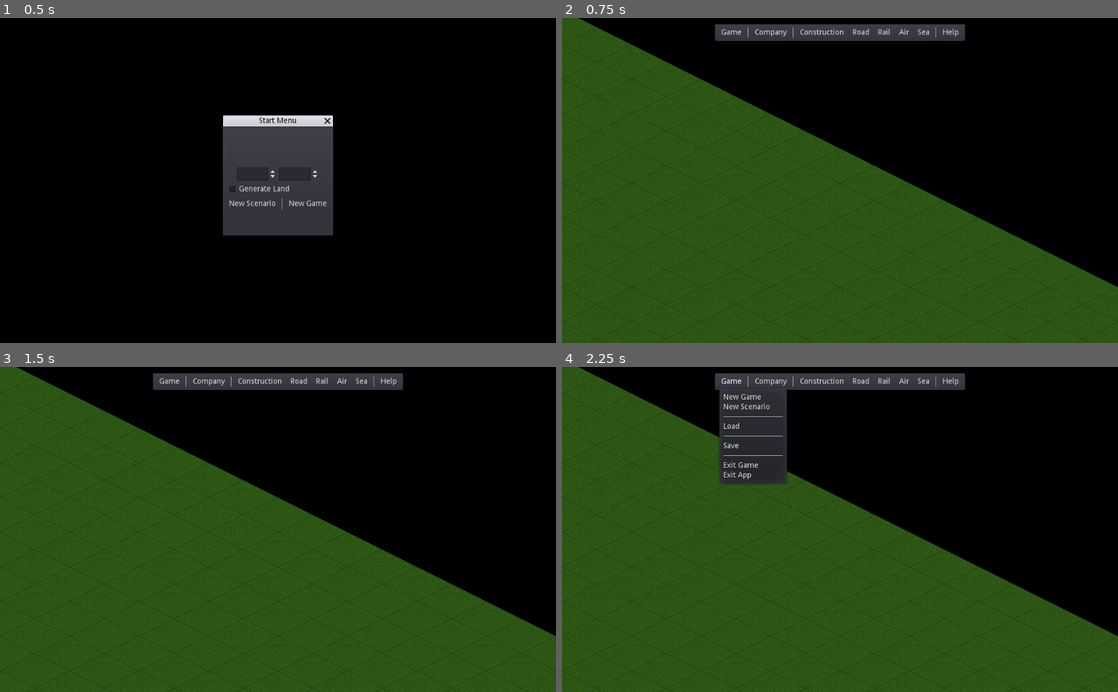
Above: before the commit, frames 1-4 (two rows, left to right).
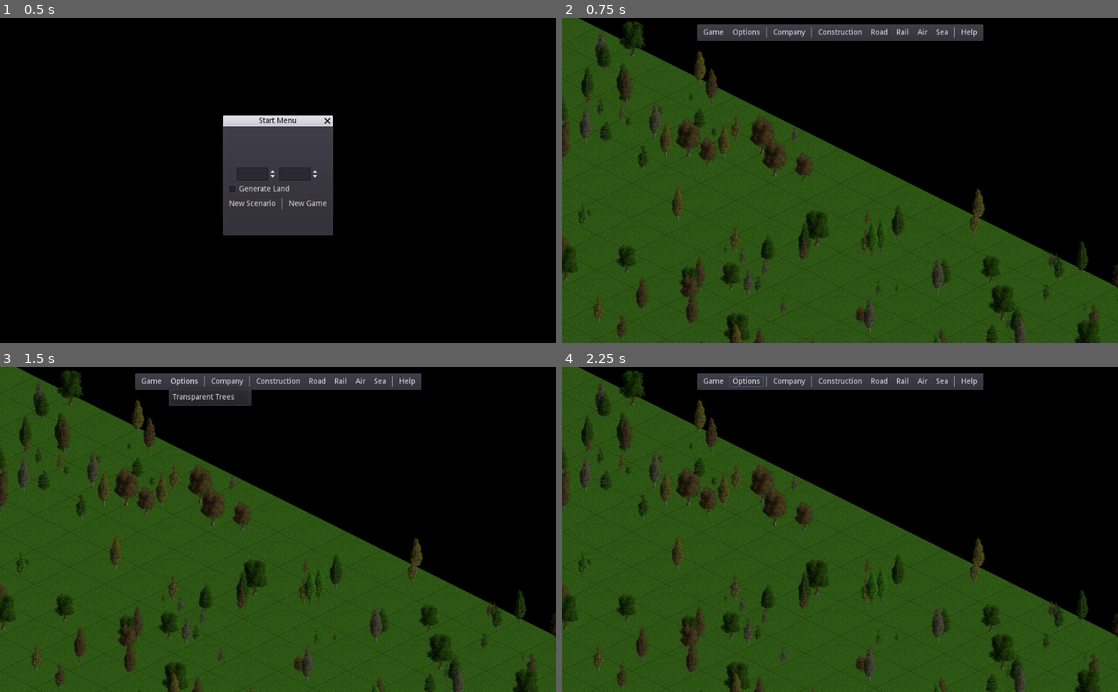
Above: after the commit, the same moments.

Repository: freettd/freettd
Game: Godot game, scene res://scenes/Main.tscn
The game is run twice, just before and just after one commit, with the same random seed, the same clock (stepped at 60 frames per second) and the same inputs.
Inputs (mouse positions are in pixels of both pictures, inside the frame that each line leads up to):
- Up to frame 1 (0.5 s): no input
- Up to frame 2 (0.75 s): click "New Scenario" at 0.5 s
- Up to frame 3 (1.5 s): click (183, 380) at 1.25 s, where only the run after the commit has a clickable "Options"
- Up to frame 4 (2.25 s): click "Game" at 2 s

Frame 1 is identical in both runs. In frame 2, 8.4% of the frame differs, in the area x 0-100%, y 1-100%; in frame 3, 9.1%; in frame 4, 12%.

Commit message:
Trees (#9)

Diff:
--- a/resources/Resources.gd
+++ b/resources/Resources.gd
@@ -12,3 +12,19 @@
 		src = "res://resources/hq/LargeHQ.tscn"
 	}
 }
+
+const trees = {
+	cost = 10,
+	src = {
+		temperate = [
+			"res://resources/trees/temperate/TempTree1.tscn",
+			"res://resources/trees/temperate/TempTree2.tscn",
+			"res://resources/trees/temperate/TempTree3.tscn",
+			"res://resources/trees/temperate/TempTree4.tscn",
+			"res://resources/trees/temperate/TempTree5.tscn",
+			"res://resources/trees/temperate/TempTree6.tscn",
+			"res://resources/trees/temperate/TempTree7.tscn",
+			"res://resources/trees/temperate/TempTree8.tscn",
+		]
+	}
+}
--- /dev/null
+++ b/resources/trees/Tree.gd
@@ -0,0 +1,8 @@
+extends AnimatedSprite
+
+func _on_VisibilityEnabler2D_screen_entered():
+	print("hello")
+
+
+func _on_VisibilityEnabler2D_screen_exited():
+	print("goodbye")
--- /dev/null
+++ b/resources/trees/Tree.tscn
@@ -0,0 +1,5 @@
+[gd_scene format=2]
+
+[node name="Tree" type="AnimatedSprite"]
+
+[node name="VisibilityEnabler2D" type="VisibilityEnabler2D" parent="."]
--- /dev/null
+++ b/resources/trees/temperate/TempTree1.tscn
@@ -0,0 +1,27 @@
+[gd_scene load_steps=10 format=2]
+
+[ext_resource path="res://resources/trees/Tree.tscn" type="PackedScene" id=1]
+[ext_resource path="res://assets/trees/temp1/128_0004.png" type="Texture" id=2]
+[ext_resource path="res://assets/trees/temp1/128_0001.png" type="Texture" id=3]
+[ext_resource path="res://assets/trees/temp1/128_0002.png" type="Texture" id=4]
+[ext_resource path="res://assets/trees/temp1/128_0005.png" type="Texture" id=5]
+[ext_resource path="res://assets/trees/temp1/128_0006.png" type="Texture" id=6]
+[ext_resource path="res://assets/trees/temp1/128_0007.png" type="Texture" id=7]
+[ext_resource path="res://assets/trees/temp1/128_0003.png" type="Texture" id=8]
+
+[sub_resource type="SpriteFrames" id=1]
+animations = [ {
+"frames": [ ExtResource( 3 ), ExtResource( 4 ), ExtResource( 8 ), ExtResource( 2 ) ],
+"loop": false,
+"name": "grow",
+"speed": 1.0
+}, {
+"frames": [ ExtResource( 5 ), ExtResource( 6 ), ExtResource( 7 ), ExtResource( 6 ) ],
+"loop": true,
+"name": "season",
+"speed": 1.0
+} ]
+
+[node name="Tree1" instance=ExtResource( 1 )]
+frames = SubResource( 1 )
+animation = "grow"
--- /dev/null
+++ b/resources/trees/temperate/TempTree2.tscn
@@ -0,0 +1,19 @@
+[gd_scene load_steps=7 format=2]
+
+[ext_resource path="res://resources/trees/Tree.tscn" type="PackedScene" id=1]
+[ext_resource path="res://assets/trees/temp2/128_0004.png" type="Texture" id=2]
+[ext_resource path="res://assets/trees/temp2/128_0001.png" type="Texture" id=3]
+[ext_resource path="res://assets/trees/temp2/128_0002.png" type="Texture" id=4]
+[ext_resource path="res://assets/trees/temp2/128_0003.png" type="Texture" id=5]
+
+[sub_resource type="SpriteFrames" id=1]
+animations = [ {
+"frames": [ ExtResource( 3 ), ExtResource( 4 ), ExtResource( 5 ), ExtResource( 2 ) ],
+"loop": false,
+"name": "grow",
+"speed": 5.0
+} ]
+
+[node name="TempTree2" instance=ExtResource( 1 )]
+frames = SubResource( 1 )
+animation = "grow"
--- /dev/null
+++ b/resources/trees/temperate/TempTree3.tscn
@@ -0,0 +1,19 @@
+[gd_scene load_steps=7 format=2]
+
+[ext_resource path="res://resources/trees/Tree.tscn" type="PackedScene" id=1]
+[ext_resource path="res://assets/trees/temp3/128_0001.png" type="Texture" id=2]
+[ext_resource path="res://assets/trees/temp3/128_0003.png" type="Texture" id=3]
+[ext_resource path="res://assets/trees/temp3/128_0004.png" type="Texture" id=4]
+[ext_resource path="res://assets/trees/temp3/128_0002.png" type="Texture" id=5]
+
+[sub_resource type="SpriteFrames" id=1]
+animations = [ {
+"frames": [ ExtResource( 2 ), ExtResource( 5 ), ExtResource( 3 ), ExtResource( 4 ) ],
+"loop": false,
+"name": "grow",
+"speed": 5.0
+} ]
+
+[node name="TempTree3" instance=ExtResource( 1 )]
+frames = SubResource( 1 )
+animation = "grow"
--- /dev/null
+++ b/resources/trees/temperate/TempTree4.tscn
@@ -0,0 +1,19 @@
+[gd_scene load_steps=7 format=2]
+
+[ext_resource path="res://assets/trees/temp4/128_0001.png" type="Texture" id=1]
+[ext_resource path="res://resources/trees/Tree.tscn" type="PackedScene" id=2]
+[ext_resource path="res://assets/trees/temp4/128_0004.png" type="Texture" id=3]
+[ext_resource path="res://assets/trees/temp4/128_0002.png" type="Texture" id=4]
+[ext_resource path="res://assets/trees/temp4/128_0003.png" type="Texture" id=5]
+
+[sub_resource type="SpriteFrames" id=1]
+animations = [ {
+"frames": [ ExtResource( 1 ), ExtResource( 4 ), ExtResource( 5 ), ExtResource( 3 ) ],
+"loop": false,
+"name": "grow",
+"speed": 5.0
+} ]
+
+[node name="TempTree4" instance=ExtResource( 2 )]
+frames = SubResource( 1 )
+animation = "grow"
--- /dev/null
+++ b/resources/trees/temperate/TempTree5.tscn
@@ -0,0 +1,19 @@
+[gd_scene load_steps=7 format=2]
+
+[ext_resource path="res://resources/trees/Tree.tscn" type="PackedScene" id=1]
+[ext_resource path="res://assets/trees/temp5/128_0001.png" type="Texture" id=2]
+[ext_resource path="res://assets/trees/temp5/128_0004.png" type="Texture" id=3]
+[ext_resource path="res://assets/trees/temp5/128_0002.png" type="Texture" id=4]
+[ext_resource path="res://assets/trees/temp5/128_0003.png" type="Texture" id=5]
+
+[sub_resource type="SpriteFrames" id=1]
+animations = [ {
+"frames": [ ExtResource( 2 ), ExtResource( 4 ), ExtResource( 5 ), ExtResource( 3 ) ],
+"loop": false,
+"name": "grow",
+"speed": 5.0
+} ]
+
+[node name="TempTree5" instance=ExtResource( 1 )]
+frames = SubResource( 1 )
+animation = "grow"
--- /dev/null
+++ b/resources/trees/temperate/TempTree6.tscn
@@ -0,0 +1,19 @@
+[gd_scene load_steps=7 format=2]
+
+[ext_resource path="res://assets/trees/temp6/128_0001.png" type="Texture" id=1]
+[ext_resource path="res://assets/trees/temp6/128_0002.png" type="Texture" id=2]
+[ext_resource path="res://assets/trees/temp6/128_0003.png" type="Texture" id=3]
+[ext_resource path="res://assets/trees/temp6/128_0004.png" type="Texture" id=4]
+[ext_resource path="res://resources/trees/Tree.tscn" type="PackedScene" id=5]
+
+[sub_resource type="SpriteFrames" id=1]
+animations = [ {
+"frames": [ ExtResource( 1 ), ExtResource( 2 ), ExtResource( 3 ), ExtResource( 4 ) ],
+"loop": false,
+"name": "grow",
+"speed": 5.0
+} ]
+
+[node name="TempTree6" instance=ExtResource( 5 )]
+frames = SubResource( 1 )
+animation = "grow"
--- /dev/null
+++ b/resources/trees/temperate/TempTree7.tscn
@@ -0,0 +1,19 @@
+[gd_scene load_steps=7 format=2]
+
+[ext_resource path="res://resources/trees/Tree.tscn" type="PackedScene" id=1]
+[ext_resource path="res://assets/trees/temp7/128_0003.png" type="Texture" id=2]
+[ext_resource path="res://assets/trees/temp7/128_0001.png" type="Texture" id=3]
+[ext_resource path="res://assets/trees/temp7/128_0004.png" type="Texture" id=4]
+[ext_resource path="res://assets/trees/temp7/128_0002.png" type="Texture" id=5]
+
+[sub_resource type="SpriteFrames" id=1]
+animations = [ {
+"frames": [ ExtResource( 3 ), ExtResource( 5 ), ExtResource( 2 ), ExtResource( 4 ) ],
+"loop": false,
+"name": "grow",
+"speed": 5.0
+} ]
+
+[node name="TempTree7" instance=ExtResource( 1 )]
+frames = SubResource( 1 )
+animation = "grow"
--- /dev/null
+++ b/resources/trees/temperate/TempTree8.tscn
@@ -0,0 +1,19 @@
+[gd_scene load_steps=7 format=2]
+
+[ext_resource path="res://resources/trees/Tree.tscn" type="PackedScene" id=1]
+[ext_resource path="res://assets/trees/temp8/128_0003.png" type="Texture" id=2]
+[ext_resource path="res://assets/trees/temp8/128_0004.png" type="Texture" id=3]
+[ext_resource path="res://assets/trees/temp8/128_0002.png" type="Texture" id=4]
+[ext_resource path="res://assets/trees/temp8/128_0001.png" type="Texture" id=5]
+
+[sub_resource type="SpriteFrames" id=1]
+animations = [ {
+"frames": [ ExtResource( 5 ), ExtResource( 4 ), ExtResource( 2 ), ExtResource( 3 ) ],
+"loop": false,
+"name": "grow",
+"speed": 5.0
+} ]
+
+[node name="TempTree8" instance=ExtResource( 1 )]
+frames = SubResource( 1 )
+animation = "grow"
--- a/scenes/Global.gd
+++ b/scenes/Global.gd
@@ -1,4 +1,6 @@
 class_name Global
+
+const GROUP_TREE: String = "GROUP_TREE"
 
 enum OpCode {
 
@@ -21,8 +23,13 @@
 	BUILD_COMPANY_HQ,
 
 	CLEAR_LAND,
+	PLANT_TREE,
+
+	CONFIG_TRANSPARENT_TREES
 
 }
+
+const ConfigCommands: Array = [ OpCode.CONFIG_TRANSPARENT_TREES ]
 
 enum SelectMode {
 
@@ -80,6 +87,14 @@
 		repeat = true,
 		on_water = true,
 		on_slope = true,
+	},
+
+	OpCode.PLANT_TREE: {
+		dimension = Vector2.ONE,
+		mode = SelectMode.DRAG,
+		repeat = true,
+		on_water = false,
+		on_slope = true,
 	}
 
 }
--- a/scenes/Main.gd
+++ b/scenes/Main.gd
@@ -40,8 +40,8 @@
 		Global.OpCode.EXIT_APP:
 			get_tree().quit()
 
-	# Else send opcodes to World
-	world.process_local_command(command)
+		_:
+			world.process_local_command(command)
 
 
 # WORLD EVENTS
@@ -55,7 +55,7 @@
 func _on_World_local_company_updated(company):
 	ui.update_local_company_info(company)
 
-func _on_World_newgame_progress(status, percentage):
+func _on_World_newworld_progress(status, percentage):
 	printt("main", status, percentage)
 
 func _on_World_loadgame_progress(status, percentage):
--- a/scenes/Main.tscn
+++ b/scenes/Main.tscn
@@ -15,6 +15,6 @@
 [connection signal="hq_selected" from="World" to="." method="_on_World_hq_selected"]
 [connection signal="loadgame_progress" from="World" to="." method="_on_World_loadgame_progress"]
 [connection signal="local_company_updated" from="World" to="." method="_on_World_local_company_updated"]
-[connection signal="newgame_progress" from="World" to="." method="_on_World_newgame_progress"]
+[connection signal="newworld_progress" from="World" to="." method="_on_World_newworld_progress"]
 [connection signal="savegame_progress" from="World" to="." method="_on_World_savegame_progress"]
 [connection signal="command_issued" from="DesktopUI" to="." method="_on_DesktopUI_command_issued"]
--- a/scenes/desktop-ui/DesktopUI.tscn
+++ b/scenes/desktop-ui/DesktopUI.tscn
@@ -10,12 +10,11 @@
 script = ExtResource( 2 )
 
 [node name="Toolbar" type="PanelContainer" parent="."]
-visible = false
 anchor_left = 0.5
 anchor_right = 0.5
-margin_left = -232.0
+margin_left = -265.5
 margin_top = 10.0
-margin_right = 232.0
+margin_right = 265.5
 margin_bottom = 34.0
 script = ExtResource( 1 )
 __meta__ = {
@@ -25,7 +24,7 @@
 [node name="HBoxContainer" type="HBoxContainer" parent="Toolbar"]
 margin_left = 7.0
 margin_top = 7.0
-margin_right = 457.0
+margin_right = 524.0
 margin_bottom = 27.0
 
 [node name="GameButton" type="MenuButton" parent="Toolbar/HBoxContainer"]
@@ -33,66 +32,73 @@
 margin_bottom = 20.0
 text = "Game"
 
+[node name="OptionsButton" type="MenuButton" parent="Toolbar/HBoxContainer"]
+margin_left = 54.0
+margin_right = 117.0
+margin_bottom = 20.0
+focus_mode = 2
+text = "Options"
+
 [node name="VSeparator" type="VSeparator" parent="Toolbar/HBoxContainer"]
-margin_left = 54.0
-margin_right = 58.0
+margin_left = 121.0
+margin_right = 125.0
 margin_bottom = 20.0
 
 [node name="CompanyButton" type="MenuButton" parent="Toolbar/HBoxContainer"]
-margin_left = 62.0
-margin_right = 133.0
+margin_left = 129.0
+margin_right = 200.0
 margin_bottom = 20.0
 focus_mode = 2
 text = "Company"
 
 [node name="VSeparator3" type="VSeparator" parent="Toolbar/HBoxContainer"]
-margin_left = 137.0
-margin_right = 141.0
+margin_left = 204.0
+margin_right = 208.0
 margin_bottom = 20.0
 
 [node name="ConstructionButton" type="MenuButton" parent="Toolbar/HBoxContainer"]
-margin_left = 145.0
-margin_right = 238.0
+margin_left = 212.0
+margin_right = 305.0
 margin_bottom = 20.0
 focus_mode = 2
 text = "Construction"
 
 [node name="RoadButton" type="MenuButton" parent="Toolbar/HBoxContainer"]
-margin_left = 242.0
-margin_right = 285.0
+margin_left = 309.0
+margin_right = 352.0
 margin_bottom = 20.0
 focus_mode = 2
 text = "Road"
 
 [node name="RailButton" type="MenuButton" parent="Toolbar/HBoxContainer"]
-margin_left = 289.0
-margin_right = 324.0
+margin_left = 356.0
+margin_right = 391.0
 margin_bottom = 20.0
 focus_mode = 2
 text = "Rail"
 
 [node name="AirButton" type="MenuButton" parent="Toolbar/HBoxContainer"]
-margin_left = 328.0
-margin_right = 358.0
+margin_left = 395.0
+margin_right = 425.0
 margin_bottom = 20.0
 focus_mode = 2
 text = "Air"
 
 [node name="SeaButton" type="MenuButton" parent="Toolbar/HBoxContainer"]
-margin_left = 362.0
-margin_right = 396.0
+margin_left = 429.0
+margin_right = 463.0
 margin_bottom = 20.0
 focus_mode = 2
 text = "Sea"
 
 [node name="VSeparator2" type="VSeparator" parent="Toolbar/HBoxContainer"]
-margin_left = 400.0
-margin_right = 404.0
+margin_left = 467.0
+margin_right = 471.0
 margin_bottom = 20.0
 
 [node name="HelpButton" type="MenuButton" parent="Toolbar/HBoxContainer"]
-margin_left = 408.0
-margin_right = 450.0
+margin_left = 475.0
+margin_right = 517.0
 margin_bottom = 20.0
 focus_mode = 2
 text = "Help"
--- a/scenes/desktop-ui/Toolbar.gd
+++ b/scenes/desktop-ui/Toolbar.gd
@@ -3,12 +3,16 @@
 signal command_issued(command)
 
 onready var game_button = $HBoxContainer/GameButton
+onready var options_button = $HBoxContainer/OptionsButton
+
 onready var company_button = $HBoxContainer/CompanyButton
+
 onready var road_button = $HBoxContainer/RoadButton
 onready var construct_button = $HBoxContainer/ConstructionButton
 onready var rail_button = $HBoxContainer/RailButton
 onready var air_button = $HBoxContainer/AirButton
 onready var sea_button = $HBoxContainer/SeaButton
+
 onready var help_button = $HBoxContainer/HelpButton
 
 func _ready() -> void:
@@ -29,6 +33,11 @@
 	popup.connect("id_pressed", self, "_on_item_pressed")
 
 	# Company Menu
+	popup = options_button.get_popup()
+	popup.add_item("Transparent Trees", Global.OpCode.CONFIG_TRANSPARENT_TREES)
+	popup.connect("id_pressed", self, "_on_item_pressed")
+
+	# Company Menu
 	popup = company_button.get_popup()
 	popup.add_item("Build HQ", Global.OpCode.BUILD_COMPANY_HQ)
 	popup.connect("id_pressed", self, "_on_item_pressed")
@@ -36,6 +45,8 @@
 	# Construction Menu
 	popup = construct_button.get_popup()
 	popup.add_item("Bulldoze", Global.OpCode.CLEAR_LAND)
+	popup.add_separator()
+	popup.add_item("Plant Tree", Global.OpCode.PLANT_TREE)
 	popup.connect("id_pressed", self, "_on_item_pressed")
 
 	# Road Menu
--- a/scenes/world/Selector.gd
+++ b/scenes/world/Selector.gd
@@ -107,7 +107,8 @@
 
 		command.selection = {
 			position = box.position,
-			dimension = box.size
+			dimension = box.size,
+			box = box
 		}
 
 		emit_signal("tile_selected", command)
--- a/scenes/world/Terrain.gd
+++ b/scenes/world/Terrain.gd
@@ -1,10 +1,4 @@
 extends "res://scenes/world/LayeredTilemap.gd"
-
-const NOISE_OCTAVES: int = 4
-const NOISE_PERIOD: float = 20.0 # wavey
-const NOISE_PERSISTENCE: float = 0.5 # smoothness
-const NOISE_FREQUENCY: float = 0.05
-const SEALEVEL: int = 1
 
 const TIDX_GRASS = 0
 const TIDX_ROAD_GRASS = 19
@@ -65,6 +59,13 @@
 
 ################################################################################
 ## GENERATE TERRAIN
+
+const NOISE_OCTAVES: int = 4
+const NOISE_PERIOD: float = 20.0 # wavey
+const NOISE_PERSISTENCE: float = 0.5 # smoothness
+const NOISE_FREQUENCY: float = 0.05
+
+const SEALEVEL: int = 1
 
 const MASK_FLAT_TILE: int = 0
 const MASK_NORTH_CORNER: int = 1
@@ -247,23 +248,6 @@
 func _contains_bits(bitmask: int, mask: int) -> bool:
 	return (bitmask & mask) == mask
 
-# Is tile valid
-func is_valid_tile(cellv: Vector2) -> bool:
-	var map_size: Vector2 = config.map_size
-	return cellv.x >= 0 and cellv.x < map_size.x and cellv.y >= 0 and cellv.y < map_size.y
-
-func get_tile_data(cellv: Vector2) -> Dictionary:
-	return celldata[cellv]
-
-
-# HELPER TILE FUNCTIONS
-
-func is_water(cellv: Vector2) -> bool:
-	return get_cellv_height(cellv) == 0
-
-func is_slope(cellv: Vector2) -> bool:
-	return celldata.get(cellv).corners != 0
-
 
 ################################################################################
 ## ROAD FUNCTIONS
@@ -384,3 +368,27 @@
 			celldata[cellv].tile_idx = TIDX_ROAD_GRASS + (road_tile - 1)
 
 			_update_cell(cellv)
+
+
+################################################################################
+## HELPER TILE FUNCTIONS
+
+# Is tile valid
+func is_valid_tile(cellv: Vector2) -> bool:
+	var map_size: Vector2 = config.map_size
+	return cellv.x >= 0 and cellv.x < map_size.x and cellv.y >= 0 and cellv.y < map_size.y
+
+func get_tile_data(cellv: Vector2) -> Dictionary:
+	return celldata[cellv]
+
+func is_water(cellv: Vector2) -> bool:
+	return get_cellv_height(cellv) == 0
+
+func is_slope(cellv: Vector2) -> bool:
+	return celldata[cellv].corners != 0
+
+func has_road(cellv: Vector2) -> bool:
+	return celldata[cellv].get("road_connections", 0) != 0
+
+func is_free_land(cellv: Vector2) -> bool:
+	return !has_road(cellv) && !is_water(cellv)
--- a/scenes/world/World.gd
+++ b/scenes/world/World.gd
@@ -1,7 +1,7 @@
 extends Node
 
 # game signals
-signal newgame_progress(status, percentage)
+signal newworld_progress(status, percentage)
 signal savegame_progress(status, percentage)
 signal loadgame_progress(status, percentage)
 
@@ -29,6 +29,8 @@
 
 # Company Register
 var local_company: Company
+
+# regsiters
 var company_register: Array = []
 
 
@@ -45,7 +47,9 @@
 
 	self.editor_mode = editor_mode
 
-	emit_signal("newgame_progress", "creating new world", 0)
+	var mapsize = parameters.map_size
+
+	emit_signal("newworld_progress", "creating new world", 0)
 
 	# Terrain
 	terrain.new_world(parameters)
@@ -57,8 +61,17 @@
 		local_company.company_type = Company.CompanyType.LOCAL
 		company_register.append(local_company)
 
+	# place random trees	 across map
+	emit_signal("newworld_progress", "planting trees", 50)
+	world_objects.plant_tree(Rect2(0, 0, mapsize.x, mapsize.y), {
+		min_density = 0,
+		max_density = 3,
+		start_frame = -1,
+		scattered = 8
+	})
+
 	# complete
-	emit_signal("newgame_progress", "new world complete", 100)
+	emit_signal("newworld_progress", "new world complete", 100)
 
 func reset() -> void:
 
@@ -83,31 +96,51 @@
 	# local command is for local company
 	command.company = local_company
 
-	var opcode: int = command.opcode
-
-	if Global.SelectorConfig.has(opcode):
-		selector.activate(command, Global.SelectorConfig.get(opcode))
+	if Global.ConfigCommands.has(command.opcode):
+		_process_local_config(command)
+
+	elif Global.SelectorConfig.has(command.opcode):
+		selector.activate(command, Global.SelectorConfig.get(command.opcode))
+
+# process local config commands
+func _process_local_config(command: Dictionary) -> void:
+
+	match command.opcode:
+
+		Global.OpCode.CONFIG_TRANSPARENT_TREES:
+			world_objects.set_trees_transparent()
 
 # process commands after tiles selected
-func _on_Selector_tile_selected(command: Dictionary):
+func _on_Selector_tile_selected(command: Dictionary) -> void:
 
 	var tm_resources: Dictionary = Resources.tilemaps
 	var bld_resources: Dictionary = Resources.buildings
+	var tree_res: Dictionary = Resources.trees
+
 	var dimension: Vector2 = command.selection.dimension
+	var box: Rect2 = command.selection.box
 
 	var expense: int = 0
 
 	match command.opcode:
 
 		Global.OpCode.BUILD_ROAD:
-			var cost: int = tm_resources.road.cost * (dimension.x * dimension.y)
+			expense = tm_resources.road.cost * box.get_area()
+			world_objects.clear_land(command.selection.box)
 			terrain.build_road(command, roadnav)
-			expense = cost
 
 		Global.OpCode.BUILD_COMPANY_HQ:
-			var cost: int = bld_resources.company_hq_large.cost
+			expense = bld_resources.company_hq_large.cost
 			world_objects.add_hq("company_hq_large", command.selection.position, local_company)
-			expense = cost
+
+		Global.OpCode.CLEAR_LAND:
+			expense = 10 * box.get_area()
+			world_objects.clear_land(command.selection.box)
+
+		Global.OpCode.PLANT_TREE:
+			expense = tree_res.cost * box.get_area()
+			world_objects.plant_tree(command.selection.box)
+
 
 	# if in play mode then update company
 	if editor_mode == EditorMode.PLAY:
@@ -115,7 +148,7 @@
 		emit_signal("local_company_updated", local_company)
 
 
-func _on_Selector_error(msg):
+func _on_Selector_error(msg) -> void:
 	emit_signal("error", msg)
 
 
@@ -136,8 +169,6 @@
 
 	# read
 	var data = str2var(file.get_as_text())
-
-	print(data.keys())
 
 	# load company data
 	for company_data in data.companies:
--- a/scenes/world/World.tscn
+++ b/scenes/world/World.tscn
@@ -15,7 +15,6 @@
 anchor_mode = 0
 current = true
 script = ExtResource( 2 )
-min_zoom = 1.0
 max_zoom = 8.0
 mouse_zoom_increment = 0.5
 
--- a/scenes/world/WorldObjects.gd
+++ b/scenes/world/WorldObjects.gd
@@ -2,38 +2,81 @@
 
 # Signal when company HQ is selected
 signal hq_selected(company)
+
+const COLOR_HALF_TRANSPARENT = Color( 1, 1, 1, 0.5 )
+const COLOR_NO_TRANSPARENT = Color( 1, 1, 1, 1 )
 
 export (NodePath) var world_terrain
 onready var terrain: Node2D = get_node(world_terrain)
 
 var company_register: Array
 
-var objects: Dictionary = {
-	hq = [],
-	buildings = [],
-	vehicles = [],
-	trees = []
-}
+var rng = RandomNumberGenerator.new()
+
+func _ready() -> void:
+	rng.randomize()
+
+
+################################################################################
+## WORLD OBJECTS
+
+var land_registry: Dictionary = {}
+
+func _add_object_to_world(cellv: Vector2, object: Node2D) -> void:
+
+	# create entry in land registry
+	if not land_registry.has(cellv):
+		land_registry[cellv] = []
+
+	# add tree to registry
+	land_registry[cellv].append(object)
+
+	# add tree to world
+	add_child(object)
 
 
 func reset() -> void:
 
+	# reset land registry
+	land_registry = {}
 
 	# free children
 	for c in get_children():
 		c.queue_free()
 
+
 ################################################################################
 ## SAVE & LOAD DATA
 
 func get_save_data() -> Dictionary:
-	return objects
+	return land_registry
 
-func load_data(data: Dictionary, company_register: Array) -> void:
+func load_data(load_data: Dictionary, company_register: Array) -> void:
 
 	# add HQs
-	for hq in data.hq:
+	for hq in load_data.hq:
 		add_hq(hq.key, hq.cellv, company_register[hq.company])
+
+################################################################################
+## CLEAR LAND
+
+func clear_land(area: Rect2) -> void:
+
+	# for each tile in selection
+	for x in range(area.position.x, area.end.x):
+		for y in range(area.position.y, area.end.y):
+
+			# current tile
+			var cellv = Vector2(x, y)
+
+			# free each object on land
+			for obj in land_registry.get(cellv, []):
+
+				# may not be safe but it is the fastest
+				obj.free()
+
+			# remove entry from registry to save memory
+			land_registry.erase(cellv)
 
 
 ################################################################################
@@ -48,17 +91,9 @@
 	# connect signal
 	scene.connect("selected", self, "_on_hq_selected", [company])
 
-	objects.hq.append({
-		key = res_key,
-		cellv = cellv,
-		company = company.company_id
-	})
-
-
 # when the company HQ is selected
 func _on_hq_selected(company: Company) -> void:
 	emit_signal("hq_selected", company)
-
 
 # add object to world
 func _add_object(res_key: String, cellv: Vector2) -> Node2D:
@@ -73,7 +108,79 @@
 	scene.position = terrain.map_to_world(cellv)
 
 	# add scene to world
-	add_child(scene)
+	_add_object_to_world(cellv, scene)
 
 	# return scene
 	return scene
+
+
+################################################################################
+## TREES
+
+func plant_tree(area: Rect2, options: Dictionary = {}) -> void:
+
+	# options with defaults
+	var min_density: int = options.get("min_density", 1)
+	var max_density: int = options.get("max_density", 1)
+	var start_frame: int = options.get("start_frame", 0)
+	var scattered: int = options.get("scattered", 10)
+
+	var trees: Array = []
+	for tree_scn in Resources.trees.src.temperate:
+		trees.append(load(tree_scn))
+
+	# loop vars
+	var cellv: Vector2
+	var offset: Vector2
+	var tree: AnimatedSprite
+
+	# for each tile in selection
+	for x in range(area.position.x, area.end.x):
+		for y in range(area.position.y, area.end.y):
+
+			# scatter trees around area
+			if rng.randi_range(1, 10) > scattered:
+				continue
+
+			# random density
+			var density: int = rng.randi_range(min_density, max_density)
+
+			for i in density:
+
+				# current tile
+				cellv = Vector2(x, y)
+
+				# put tres on free land
+				if not terrain.is_free_land(cellv):
+					continue
+
+				# generate random offset
+				offset = Vector2(rng.randi_range(-24, 24), rng.randi_range(-24, 24))
+
+				# create random tree
+				tree = trees[rng.randi_range(0, trees.size()-1)].instance()
+
+				# set random growth rate
+				tree.frames.set_animation_speed("grow", rng.randf_range(0.01, 0.1))
+
+				# set tree position inside tile
+				tree.position = terrain.map_to_world(cellv) + offset
+
+				# set random animation frame for growth
+				if start_frame == -1:
+					tree.set_frame(rng.randi_range(0, tree.frames.get_frame_count("grow")))
+				else:
+					tree.set_frame(start_frame)
+
+				# play animation
+				tree.play()
+
+				tree.add_to_group("tree")
+
+				# add object to world
+				_add_object_to_world(cellv, tree)
+
+func set_trees_transparent() -> void:
+
+	for tree in get_tree().get_nodes_in_group("tree"):
+		tree.modulate = COLOR_HALF_TRANSPARENT
Binary file added: assets/trees/temp1/128_0000.png
Not shown, added: assets/trees/temp1/128_0000.png.import
Binary file added: assets/trees/temp1/128_0001.png
Not shown, added: assets/trees/temp1/128_0001.png.import
Binary file added: assets/trees/temp1/128_0002.png
Not shown, added: assets/trees/temp1/128_0002.png.import
Binary file added: assets/trees/temp1/128_0003.png
Not shown, added: assets/trees/temp1/128_0003.png.import
Binary file added: assets/trees/temp1/128_0004.png
Not shown, added: assets/trees/temp1/128_0004.png.import
Binary file added: assets/trees/temp1/128_0005.png
Not shown, added: assets/trees/temp1/128_0005.png.import
(and 102 more such lines)
